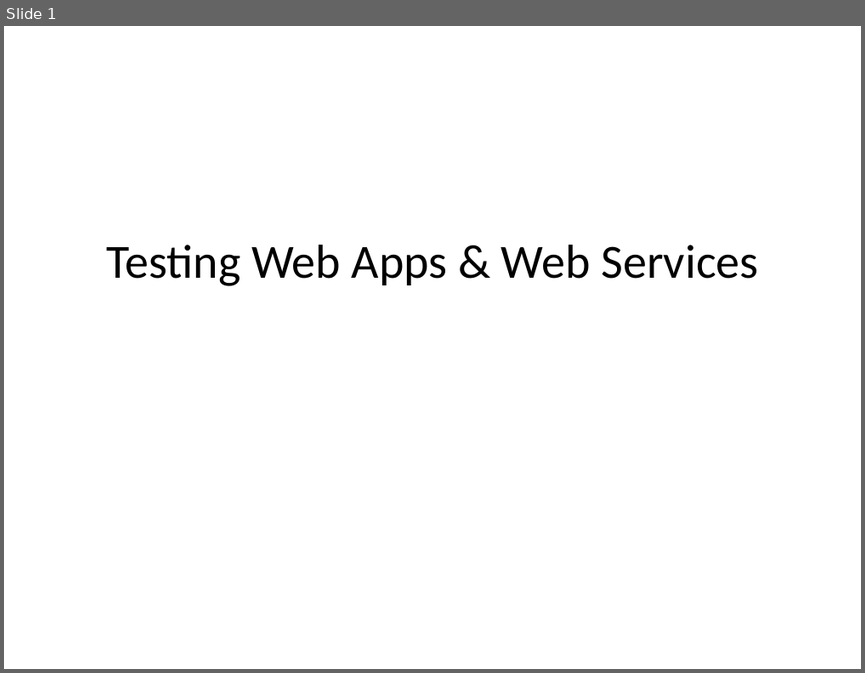
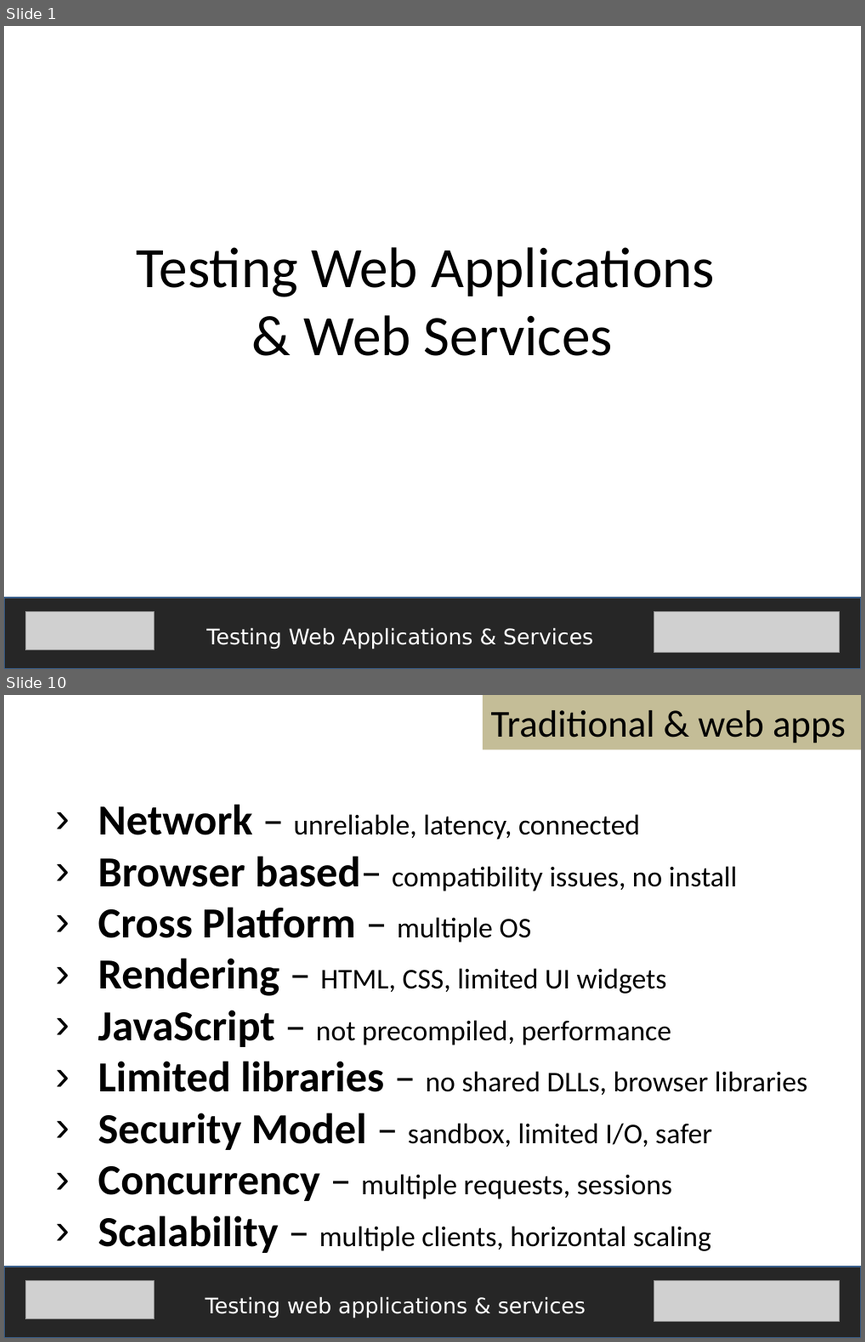
Before and after one commit to fijiaaron/testing-web-apps-and-services, a slide deck: presentations/Introduction.pptx. Shown one above the other, each under a label of ours: slide 1 before the commit, slides 1 and 10 after it; the slides between them are not shown. The pictures are 865x673 and 865x1342 pixels, drawn with LibreOffice and Linux fonts; fonts in the diff are those of the drawing; grey boxes stand for pictures. Boxes give left, top, right and bottom in pixels: in the first picture for what was removed or moved away, otherwise in the second. Text is boxed around its words. In the diff, an @@ line names an element or a change of style, - is before the commit and + after.

Commit message:
First presentation (introduction) is done except for minor edits, formatting, and pictures(?) but document still needs some work.

```diff
--- a/presentations/Introduction.pptx
+++ b/presentations/Introduction.pptx
@@ slide 10 added at [4, 695, 861, 1338], background #FFFFFF @@
@@ rectangle added at [482, 695, 861, 750], fill #C4BD97, 32 pt, text #000000 @@
+Traditional & web apps
@@ text added at [98, 804, 807, 1253], 24 pt, text #000000 @@
+› Network – unreliable, latency, connected
+› Browser based– compatibility issues, no install
+› Cross Platform – multiple OS
+› Rendering – HTML, CSS, limited UI widgets
+› JavaScript – not precompiled, performance
+› Limited libraries – no shared DLLs, browser libraries
+› Security Model – sandbox, limited I/O, safer
+› Concurrency – multiple requests, sessions
+› Scalability – multiple clients, horizontal scaling
@@ rectangle added at [4, 1266, 861, 1338], fill #262626, outline #3A5F8C 2 pt @@
@@ picture added at [25, 1280, 154, 1319] @@
@@ picture added at [653, 1280, 840, 1321] @@
@@ text added at [205, 1297, 585, 1318], 18 pt, text #FFFFFF @@
+Testing web applications & services
@@ slide 1 changed as well @@
@@ text "Testing Web Applications" at [137, 247, 715, 356]: vertical alignment middle to top @@
@@ text at [137, 247, 715, 356]: text changed; size 40 to 48 pt @@
-Testing Web Apps & Web Services
+Testing Web Applications
+& Web Services
@@ rectangle added at [4, 597, 861, 669], fill #262626, outline #3A5F8C 2 pt @@
@@ picture added at [25, 611, 154, 650] @@
@@ picture added at [653, 611, 840, 652] @@
@@ text added at [206, 628, 593, 649], 18 pt, text #FFFFFF @@
+Testing Web Applications & Services
```
Also in this commit, not shown: 16 other slides added, 13 slides removed, 1 other file.
